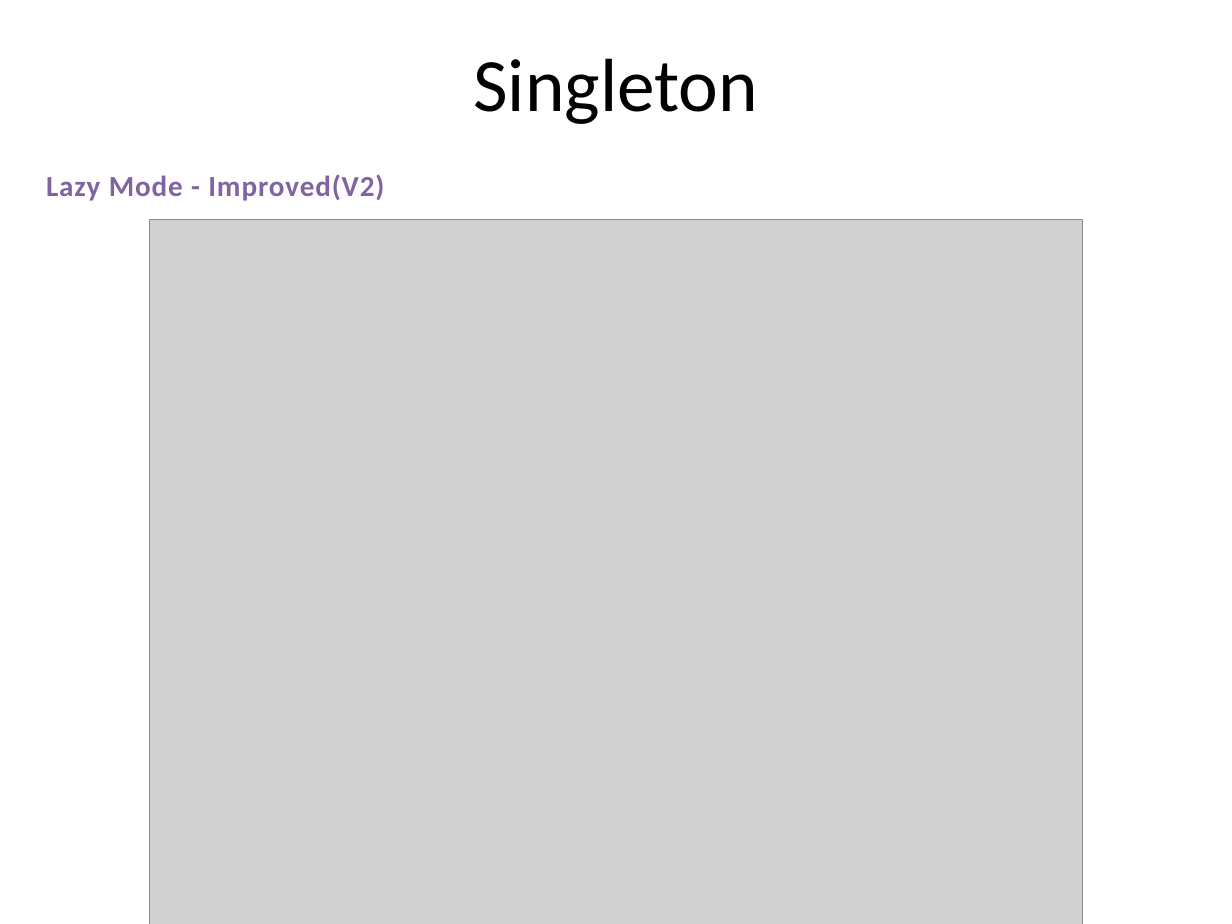
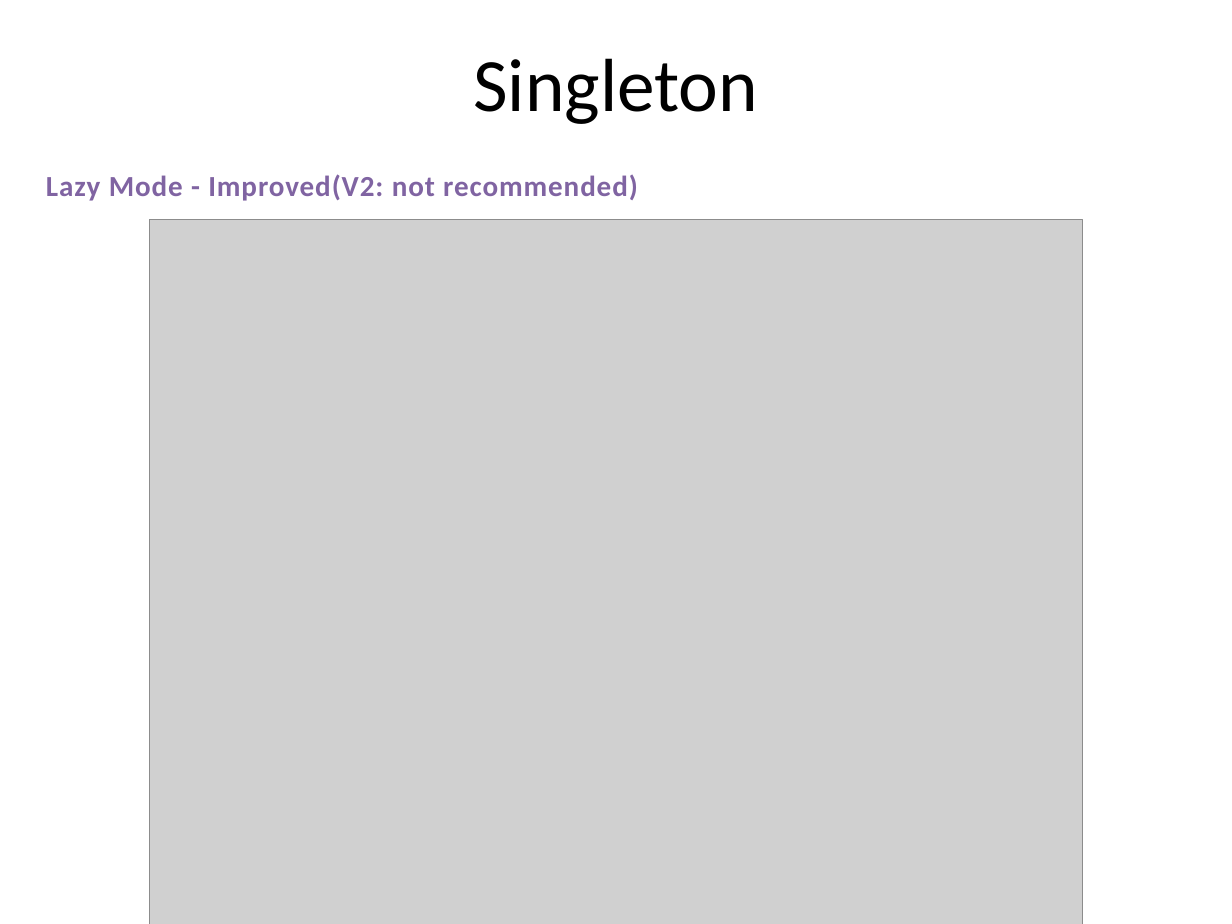
Before and after one commit to PlumpMath/DesignPattern-956, a slide deck: slide 11 of _Doc/DesignPattern.P3.Creational(Singleton).pptx. Drawn at 1232x924 pixels with LibreOffice and Linux fonts; fonts in the diff are those of the drawing; grey boxes stand for pictures. Boxes give left, top, right and bottom in pixels: in the first picture for what was removed or moved away, otherwise in the second. Text is boxed around its words. In the diff, an @@ line names an element or a change of style, - is before the commit and + after.

```diff
--- a/_Doc/DesignPattern.P3.Creational(Singleton).pptx
+++ b/_Doc/DesignPattern.P3.Creational(Singleton).pptx
@@ text at (46,174,638,201): text changed @@
-Lazy Mode - Improved(V2)
+Lazy Mode - Improved(V2: not recommended)
```
Also in this commit, not shown: 4 other slides changed, 6 slides added, 39 other files.
